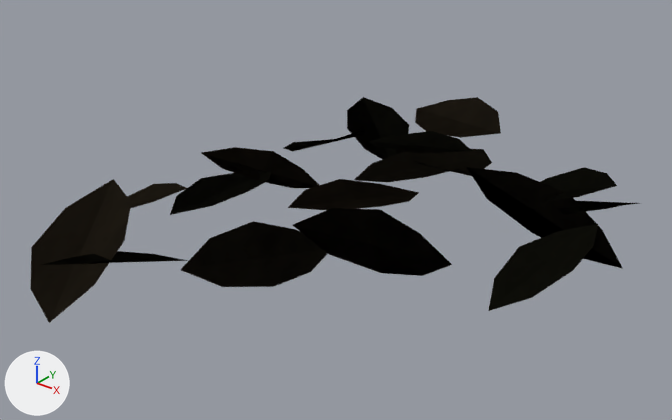
An edit to the glTF model dream/animations/ground/stone/leaf_heap_03.glb, drawn before and after from the same camera.
Camera for both pictures: a 50 mm lens placed at (0.836, -1.14, 0.738), pointed at (-0.044, -0.039, 0.055). The lights are fixed; the arrows at lower left show +X, +Y and +Z. The picture after the commit comes second. Vertices at exactly the same position are counted once.

Names of what the first picture shows: 'leaf_heap_03'.
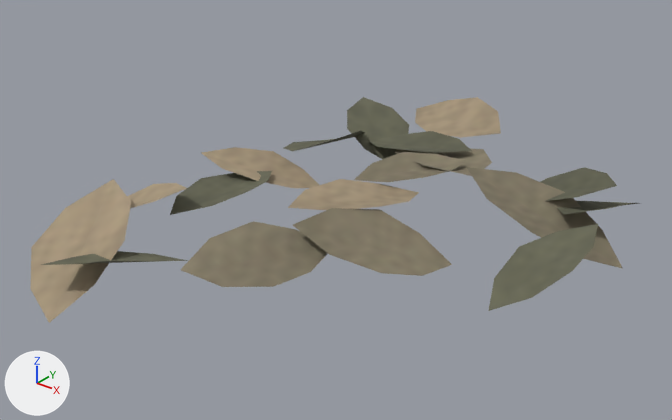
Changed parts and their boxes (x1, y1, x2, y2) in the pictures (672 x 420 px):
'leaf_heap_03', surface changed, shading changed (black to beige): (30, 97, 636, 323) in both

The change, as a diff of the scene's bpy script:
```diff
--- a/dream/animations/ground/stone/leaf_heap_03.glb.py
+++ b/dream/animations/ground/stone/leaf_heap_03.glb.py
@@ mat_ground_baked @@
 n2 = _N.new('ShaderNodeMix'); n2.name = 'Mix'
 n2.inputs[0].default_value = 1.0  # 'Factor'
-n2.inputs[7].default_value = (0.21, 0.21, 0.21, 1.0)  # 'B', grey #7e7e7e
+n2.inputs[7].default_value = (0.44, 0.44, 0.44, 1.0)  # 'B', grey #b1b1b1
 n3 = _N.new('ShaderNodeTexImage'); n3.name = 'Image Texture'
@@ me_leaf_heap_03 @@
 me_leaf_heap_03.from_pydata(...)  # 162 vertices, 144 faces; spans x -0.387..0.387, y -0.504..0.504, z 0.0..0.122
 # used by ob_leaf_heap_03; location = (0.0, 0.0, 0.0)
+# me_leaf_heap_03 part 1: its shading normals changed
 me_leaf_heap_03.materials.append(mat_ground_baked)
```
